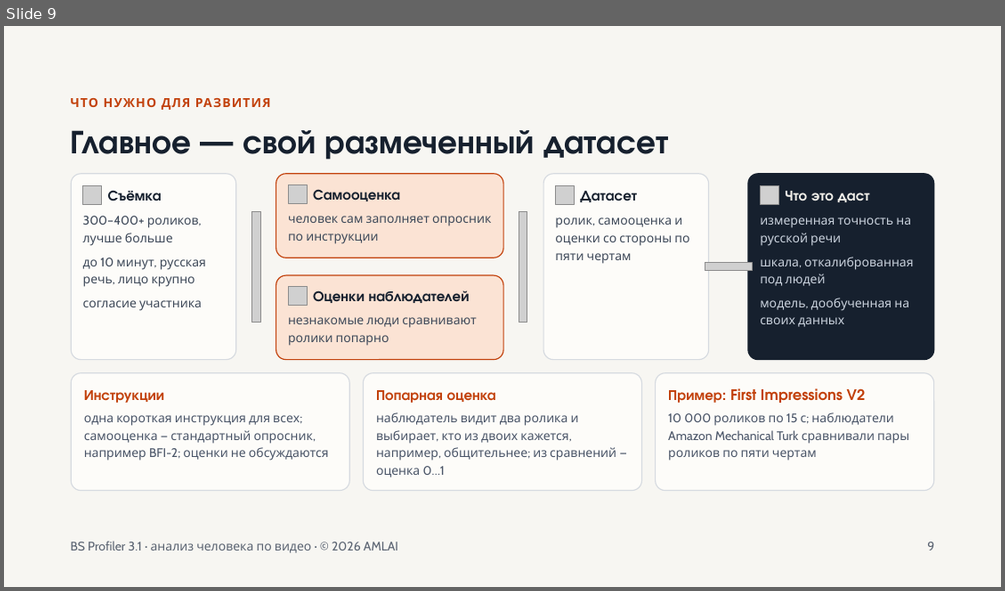
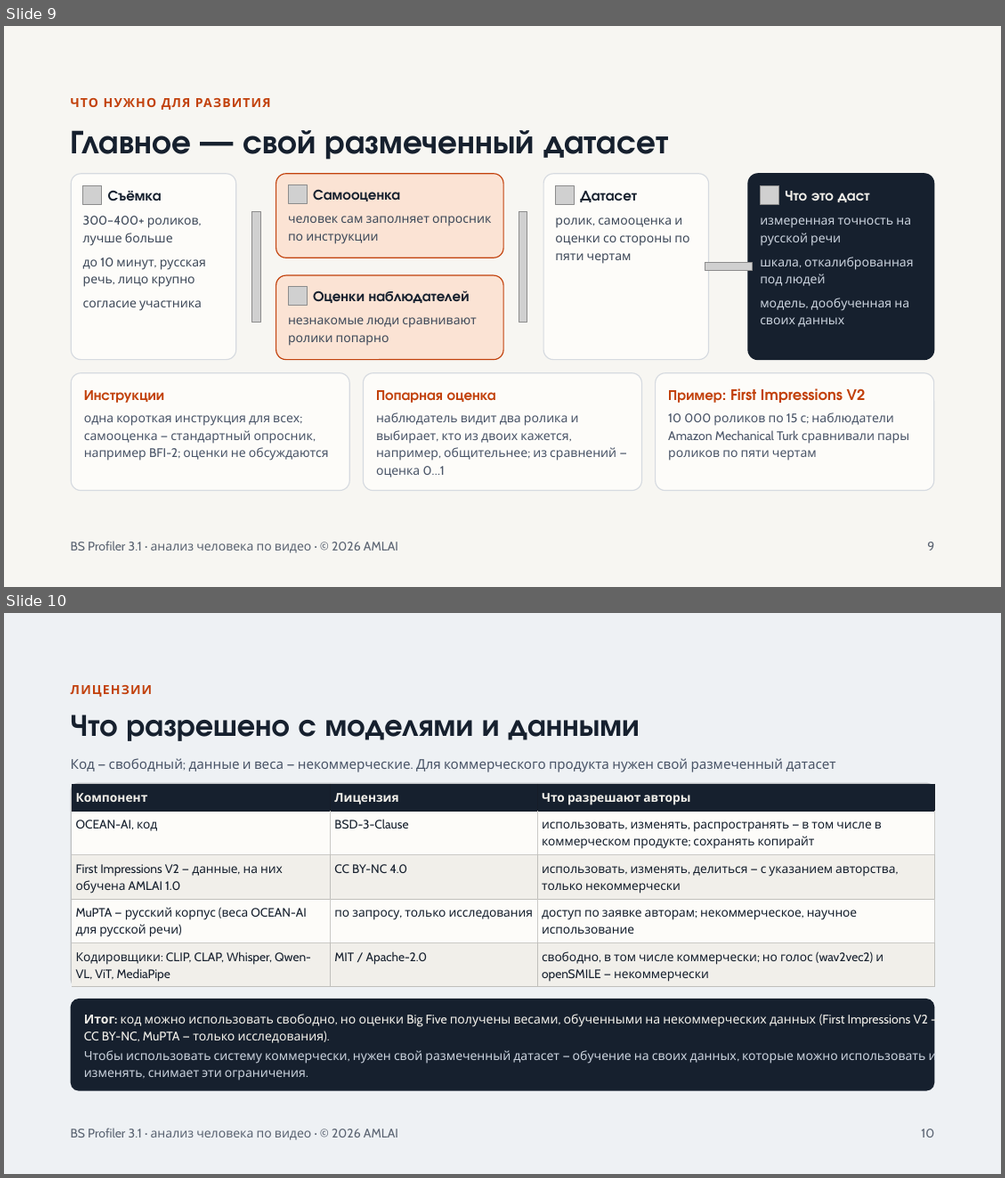
Before and after one commit to olegshavrin-creator/BH_profile_OlegShavrin, a slide deck: malitski/BS_Profiler_3.1_презентация.pptx. Shown one above the other, each under a label of ours: slide 9 before the commit, slides 9 and 10 after it. The pictures are 1005x591 and 1005x1178 pixels, drawn with LibreOffice and Linux fonts; fonts in the diff are those of the drawing; grey boxes stand for pictures; background and template pictures are left out. Boxes give left, top, right and bottom in pixels: in the first picture for what was removed or moved away, otherwise in the second. Text is boxed around its words. In the diff, an @@ line names an element or a change of style, - is before the commit and + after.

```diff
--- a/malitski/BS_Profiler_3.1_презентация.pptx
+++ b/malitski/BS_Profiler_3.1_презентация.pptx
@@ slide 10 added at bbox=[4, 613, 1001, 1174], background #EEF1F4 @@
@@ text added at bbox=[71, 685, 153, 697], 12 pt, text #C2410C, bold @@
+ЛИЦЕНЗИИ
@@ text added at bbox=[71, 714, 639, 741], 29.7 pt, text #16202E, bold @@
+Что разрешено с моделями и данными
@@ text added at bbox=[71, 758, 836, 772], 13 pt, text #4A5568 @@
+Код — свободный; данные и веса — некоммерческие. Для коммерческого продукта нужен свой размеченный датасет
@@ freeform shape added at bbox=[71, 783, 935, 987], fill #141413 at 22% opacity @@
@@ table added at bbox=[72, 784, 934, 987], 5 rows, 3 columns @@
+Компонент | Лицензия | Что разрешают авторы
+OCEAN-AI, код | BSD-3-Clause | использовать, изменять, распространять — в том числе в коммерческом продукте; сохранять копирайт
+First Impressions V2 — данные, на них обучена AMLAI 1.0 | CC BY-NC 4.0 | использовать, изменять, делиться — с указанием авторства, только некоммерчески
+MuPTA — русский корпус (веса OCEAN-AI для русской речи) | по запросу, только исследования | доступ по заявке авторам; некоммерческое, научное использование
+Кодировщики: CLIP, CLAP, Whisper, Qwen-VL, ViT, MediaPipe | MIT / Apache-2.0 | свободно, в том числе коммерчески; но голос (wav2vec2) и openSMILE — некоммерчески
@@ rounded rectangle added at bbox=[71, 998, 935, 1091], fill #16202E @@
@@ text added at bbox=[84, 1013, 928, 1043], 11.9 pt, text #F2F0EA @@
+Итог: код можно использовать свободно, но оценки Big Five получены весами, обученными на некоммерческих данных (First Impressions V2 — CC BY-NC, MuPTA — только исследования).
@@ text added at bbox=[84, 1048, 937, 1080], 11.9 pt, text #C9D1DC @@
+Чтобы использовать систему коммерчески, нужен свой размеченный датасет — обучение на своих данных, которые можно использовать и изменять, снимает эти ограничения.
@@ text added at bbox=[71, 1127, 398, 1140], 12 pt, text #5B6472 @@
+BS Profiler 3.1 · анализ человека по видео · © 2026 AMLAI
@@ text added at bbox=[921, 1128, 934, 1137], 12 pt, text #5B6472 @@
+10
```
